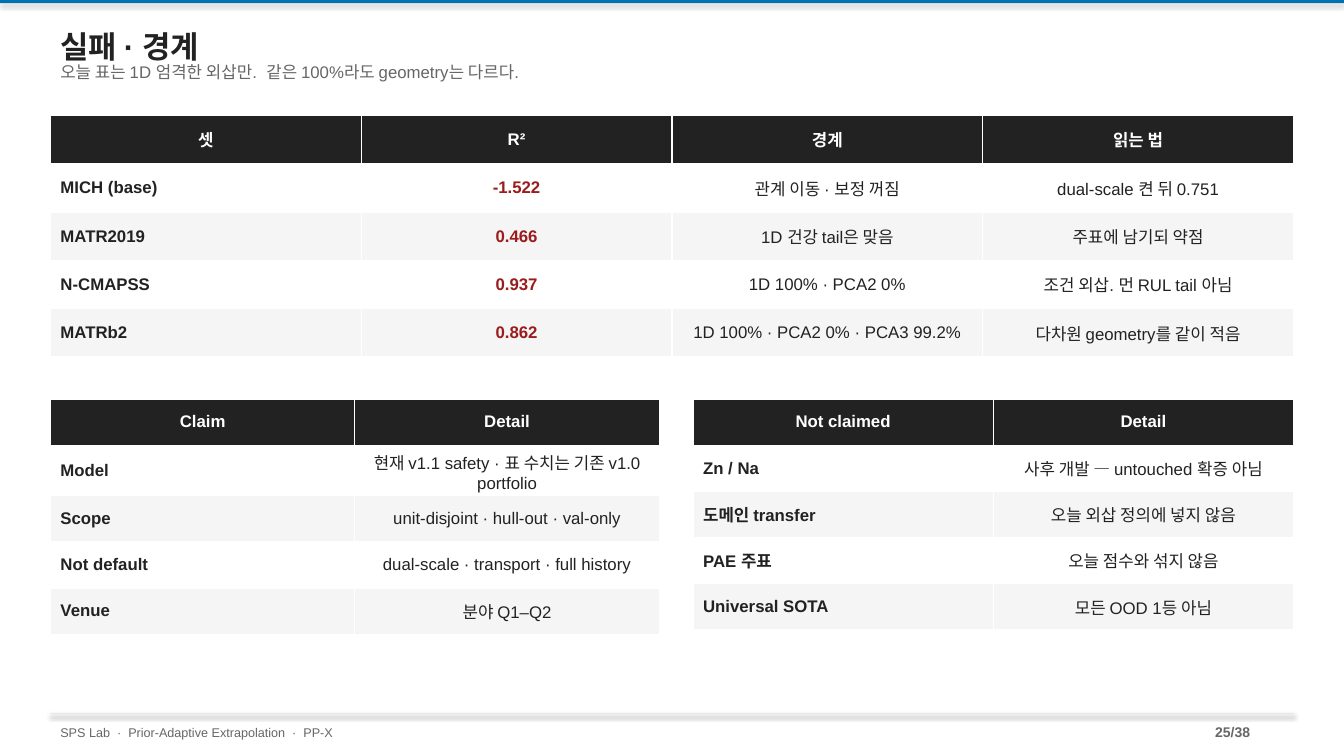
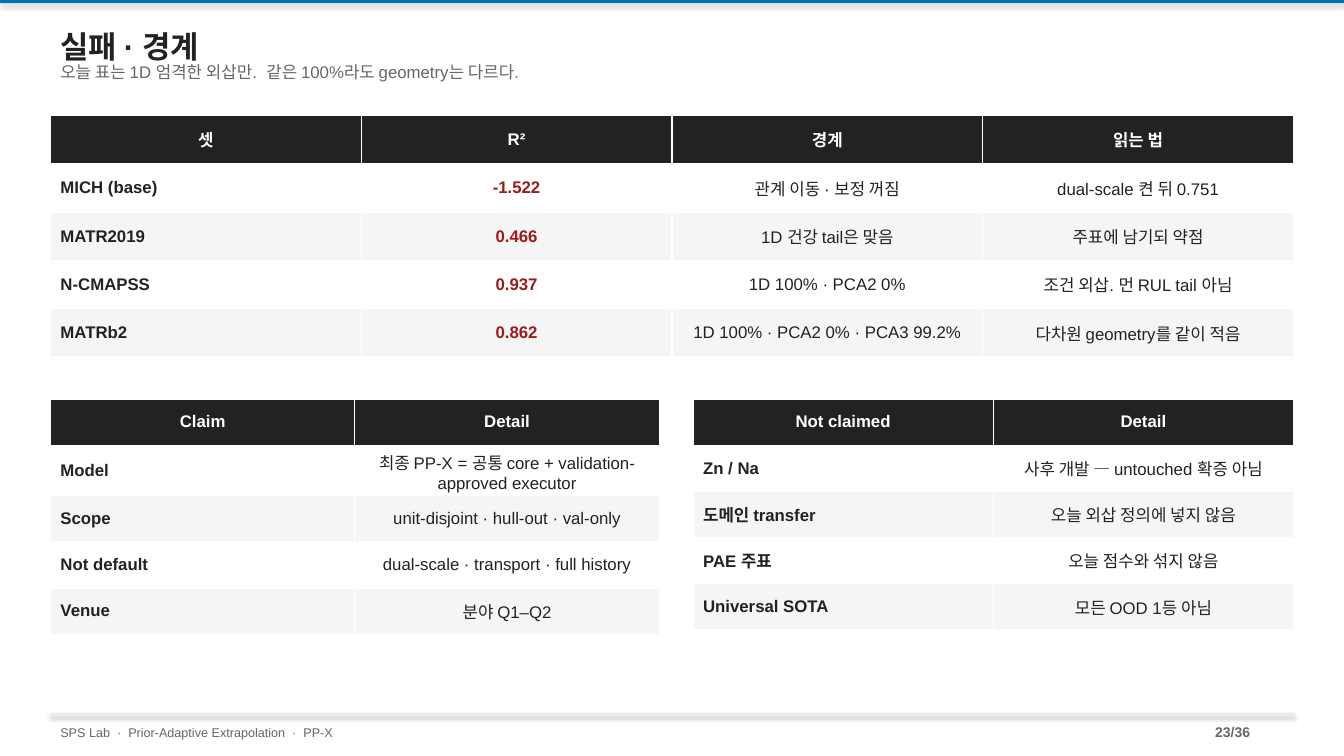
Before and after one commit to amumujs-create/pp-extrapolation, a slide deck: slide 23 of ppt/PP-X_Research_Detailed_v2.pptx (slide 25 before the commit). Drawn at 1344x756 pixels with LibreOffice and Linux fonts; fonts in the diff are those of the drawing. Boxes give left, top, right and bottom in pixels: in the first picture for what was removed or moved away, otherwise in the second. Text is boxed around its words. In the diff, an @@ line names an element or a change of style, - is before the commit and + after.

```diff
--- a/ppt/PP-X_Research_Detailed_v2.pptx
+++ b/ppt/PP-X_Research_Detailed_v2.pptx
@@ table at box(50, 399, 659, 630) @@
-row 2, column 2: 현재 v1.1 safety · 표 수치는 기존 v1.0 portfolio
+row 2, column 2: 최종 PP-X = 공통 core + validation-approved executor
@@ text at box(1215, 727, 1250, 737): text changed @@
-25/38
+23/36
```
Also in this commit, not shown: 32 other slides changed, 1 slide added, 3 slides removed, 1 other file.
